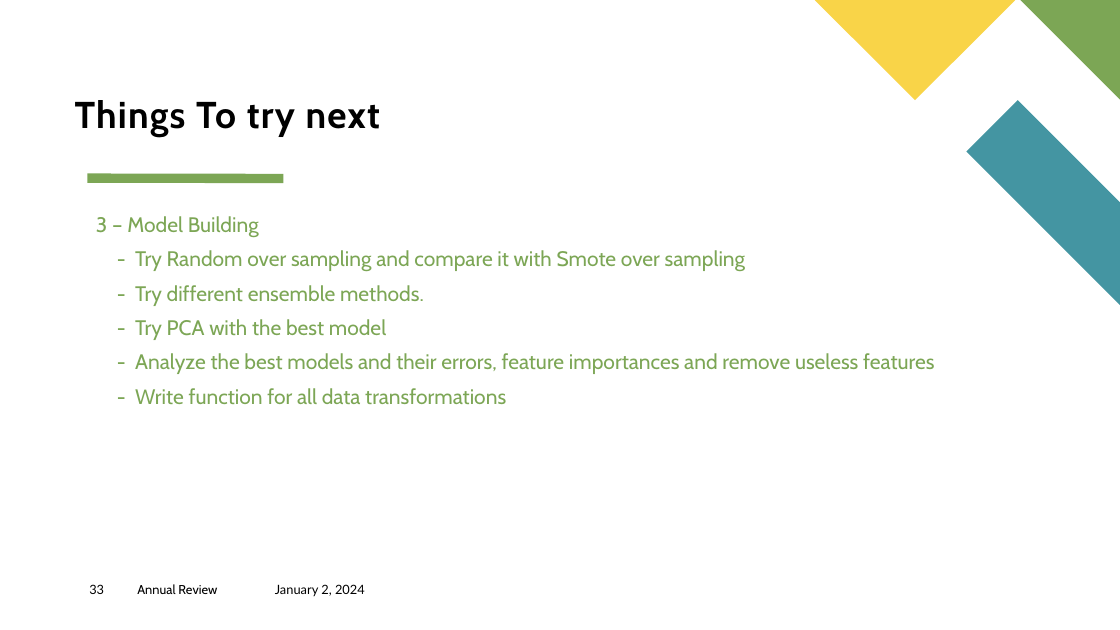
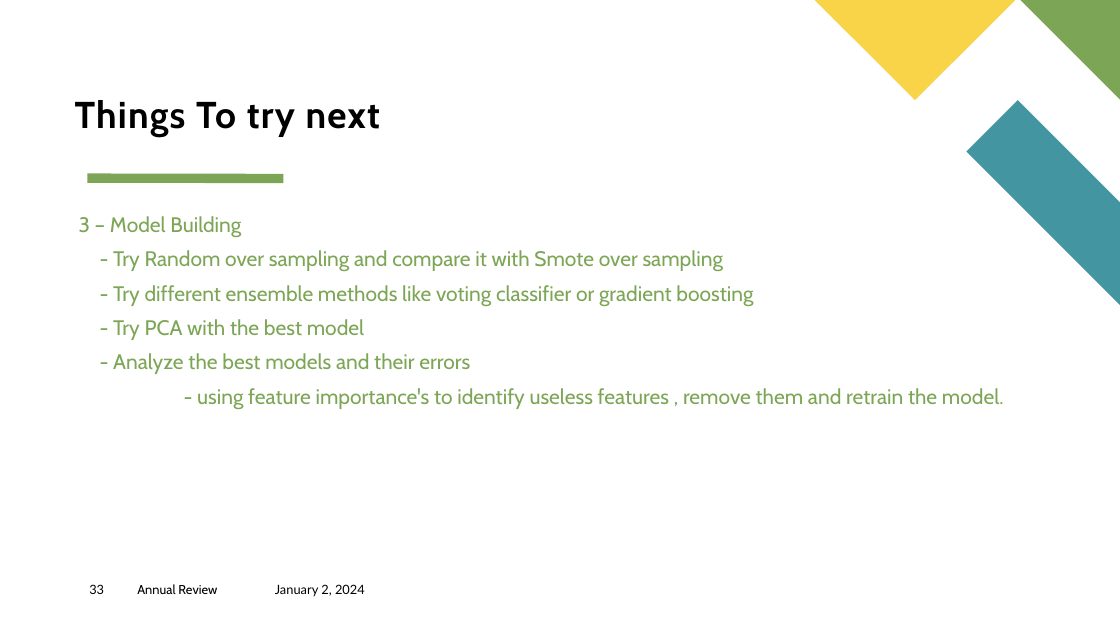
Before and after one commit to AlyAEE/Sports-Wear-Group-Classification-Project, a slide deck: slide 33 of Sport Wear Group Analytics.pptx. Drawn at 1120x630 pixels with LibreOffice and Linux fonts; fonts in the diff are those of the drawing. Boxes give left, top, right and bottom in pixels: in the first picture for what was removed or moved away, otherwise in the second. Text is boxed around its words. In the diff, an @@ line names an element or a change of style, - is before the commit and + after.

Commit message:
updated model building notebook

```diff
--- a/Sport Wear Group Analytics.pptx
+++ b/Sport Wear Group Analytics.pptx
@@ text "3 – Model Building" moved from (x1=96, y1=216, x2=934, y2=404) to (x1=79, y1=216, x2=1004, y2=409) @@
@@ text at (x1=113, y1=285, x2=753, y2=306): text changed @@
-- Try different ensemble methods.
+- Try different ensemble methods like voting classifier or gradient boosting
@@ text at (x1=113, y1=353, x2=1004, y2=409): text changed @@
-- Analyze the best models and their errors, feature importances and remove useless features
-- Write function for all data transformations
+- Analyze the best models and their errors
+- using feature importance's to identify useless features , remove them and retrain the model.
```
Also in this commit, not shown: 4 other slides changed, 1 slide added, 1 slide removed, 3 other files.
